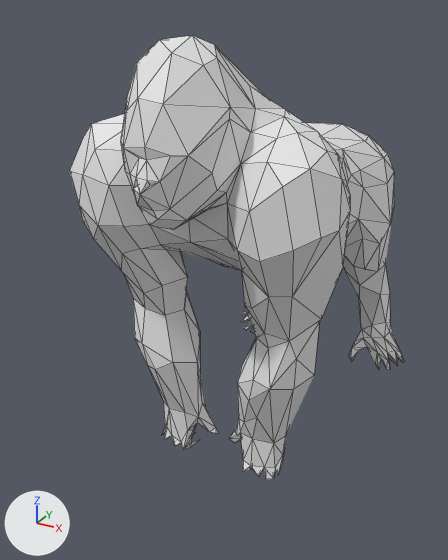
The OBJ model final_project4/Assets/Mesh/Gorilla/Walk/Gorilla_000004.obj as it was, and as the next commit left it.
Before and after are seen from a camera (50 mm lens) standing at (1.35, -2.65, 2.31) and looking at (-0.15, 0.08, 0.94). The lights are fixed; the arrows at lower left show +X, +Y and +Z. Mesh edges are drawn as thin lines. Where no turn or scale is listed for an object, it has been applied to the vertices.

Objects in the first picture: '10664_Gorilla_v2'.
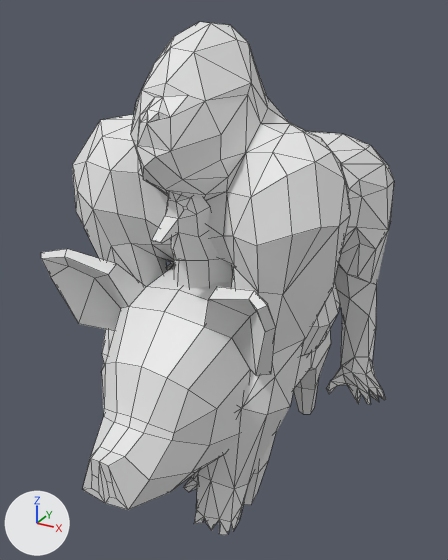
Patch to the scene script:
```diff
--- a/final_project4/Assets/Mesh/Gorilla/Walk/Gorilla_000004.obj.py
+++ b/final_project4/Assets/Mesh/Gorilla/Walk/Gorilla_000004.obj.py
@@ me_10664_gorilla_v2 @@
 # used by ob_10664_gorilla_v2; location = (0.0, 0.0, 0.0)
-me_10664_gorilla_v2.from_pydata(...)  # 485 vertices, 886 faces; spans x -0.7..0.65, y -0.81..1.65, z -0.07..2.21
+me_10664_gorilla_v2.from_pydata(...)  # 485 vertices, 886 faces; spans x -0.7..0.65, y -0.78..1.31, z 0.01..2.25
+# me_10664_gorilla_v2 part 1: 485 of 485 vertices moved; they spanned x -0.7..0.65, y -0.81..1.65, z -0.07..2.21 and now span x -0.7..0.65, y -0.78..1.31, z 0.01..2.25; mean shift (0.0, -0.22, -0.01); largest move (-0.56, 1.29, -0.07) -> (-0.56, 0.62, 0.02)
@@ me_pig @@
+me_pig.from_pydata(...)  # 244 vertices, 251 faces; spans x -0.55..0.55, y -1.2..0.7, z -0.01..1.36
@@ me_chicken @@
+me_chicken.from_pydata(...)  # 378 vertices, 378 faces, 1 loose edge; spans x -0.48..0.47, y -0.75..0.82, z 0.0..1.69
@@ ob_pig @@
+ob_pig = bpy.data.objects.new('pig', me_pig)
+ob_pig.location = (0.0, 0.0, 0.0)
@@ ob_chicken @@
+ob_chicken = bpy.data.objects.new('Chicken', me_chicken)
+ob_chicken.location = (0.0, 0.0, 0.0)
```

What differs and where, as boxes (x1, y1, x2, y2) in the pictures (448 x 560 px):
'10664_Gorilla_v2', reshaped (16% taller): before (70, 35, 404, 479); after (72, 22, 394, 535)
'pig', added: after (41, 249, 331, 510)
'Chicken', added: after (152, 192, 340, 357)
